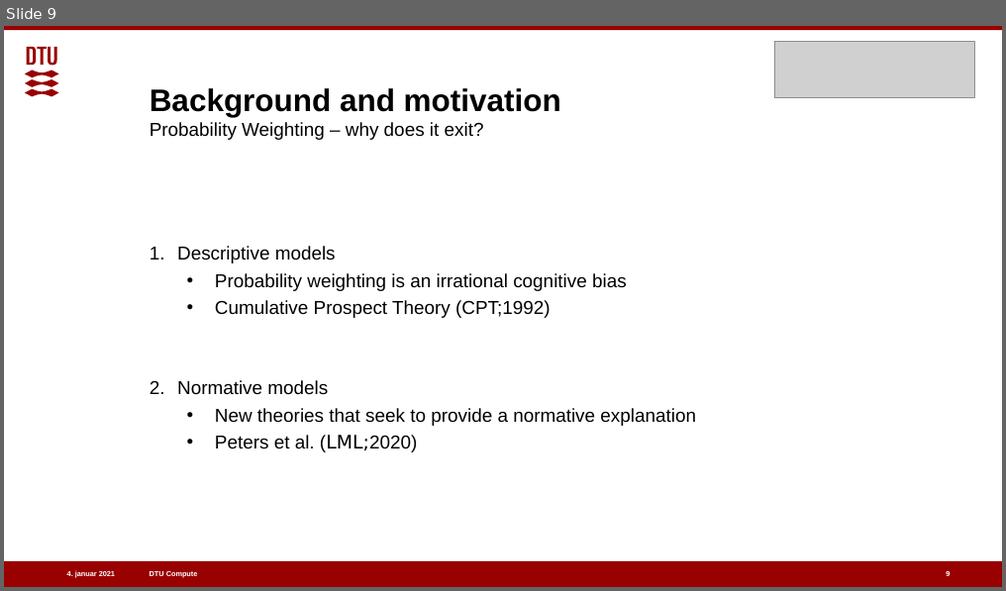
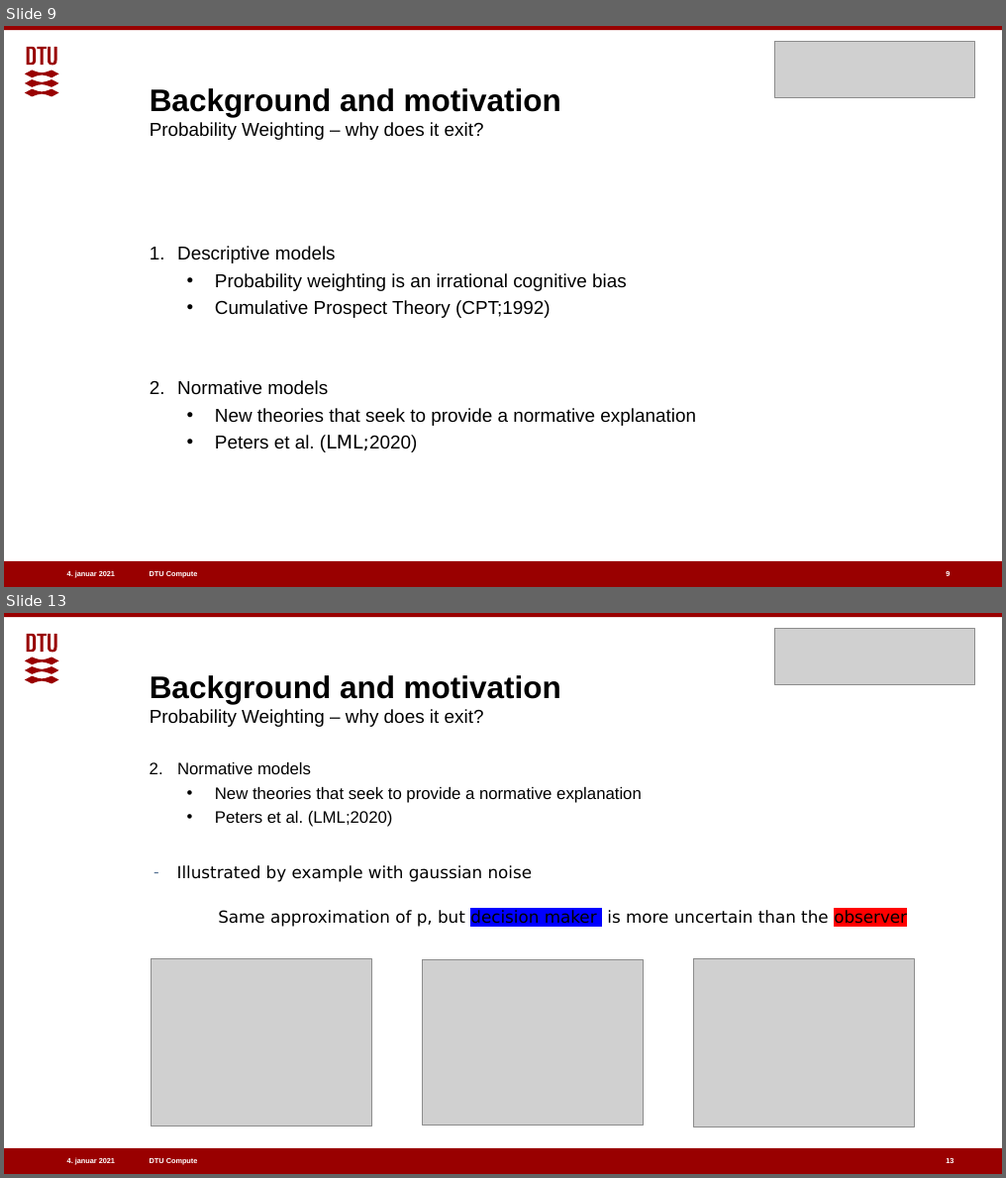
Before and after one commit to benj1003/Comparing-normative-and-descriptive-models-of-probability-weighting, a slide deck: Presentations/Oral defence 07-01-2021.pptx. Shown one above the other, each under a label of ours: slide 9 before the commit, slides 9 and 13 after it; the slides between them are not shown. The pictures are 1006x591 and 1006x1178 pixels, drawn with LibreOffice and Linux fonts; fonts in the diff are those of the drawing; grey boxes stand for pictures. Boxes give left, top, right and bottom in pixels: in the first picture for what was removed or moved away, otherwise in the second. Text is boxed around its words. In the diff, an @@ line names an element or a change of style, - is before the commit and + after.

```diff
--- a/Presentations/Oral defence 07-01-2021.pptx
+++ b/Presentations/Oral defence 07-01-2021.pptx
@@ slide 13 added at [4,613,1002,1174], background #FFFFFF; not listed: 5 template elements that a slide beside it also shows @@
@@ picture added at [774,629,975,685] @@
@@ title added at [150,675,561,727], 18 pt, text #000000 @@
+Background and motivation
+Probability Weighting – why does it exit?
@@ text added at [177,762,642,827], 16 pt, text #000000 @@
+2. Normative models
+  • New theories that seek to provide a normative explanation
+  • Peters et al. (LML;2020)
@@ text added at [177,865,533,882], 16 pt, text #000000 @@
+– Illustrated by example with gaussian noise
@@ text added at [218,910,907,928], 16 pt, text #000000 @@
+Same approximation of p, but decision maker is more uncertain than the observer
@@ picture added at [151,959,371,1127] @@
@@ picture added at [423,960,644,1126] @@
@@ picture added at [693,959,915,1128] @@
@@ page number added at [945,1158,953,1163], 7 pt, text #FFFFFF, bold @@
+13
```
Also in this commit, not shown: 6 slides changed, 15 other slides added.
